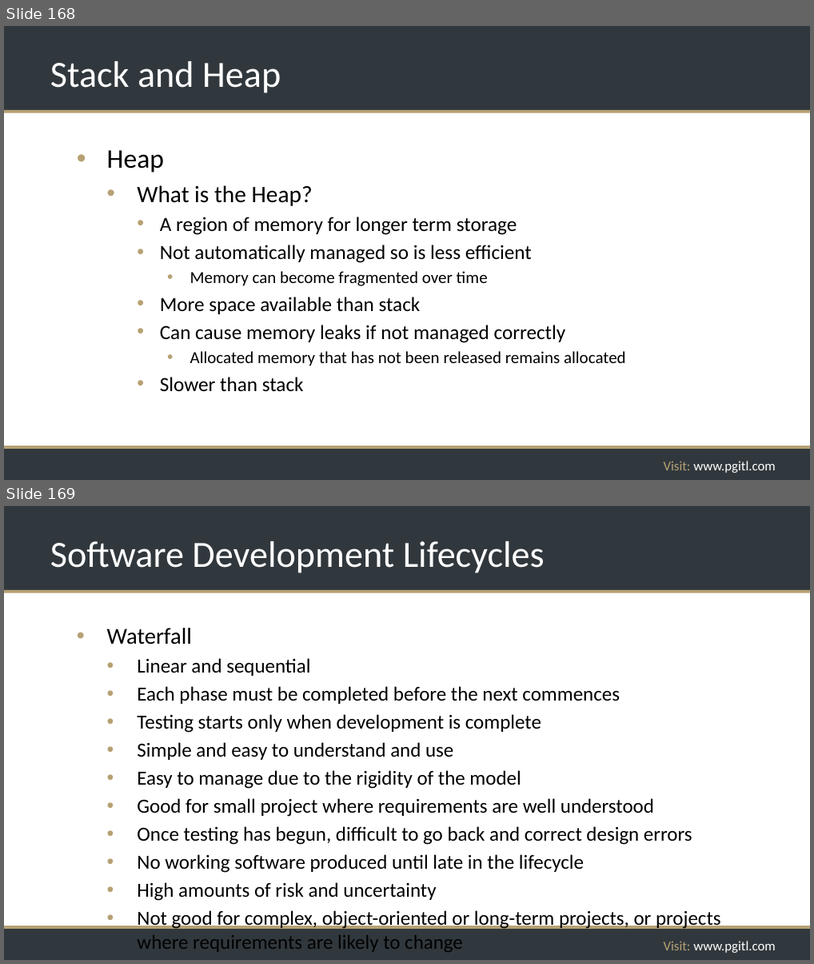
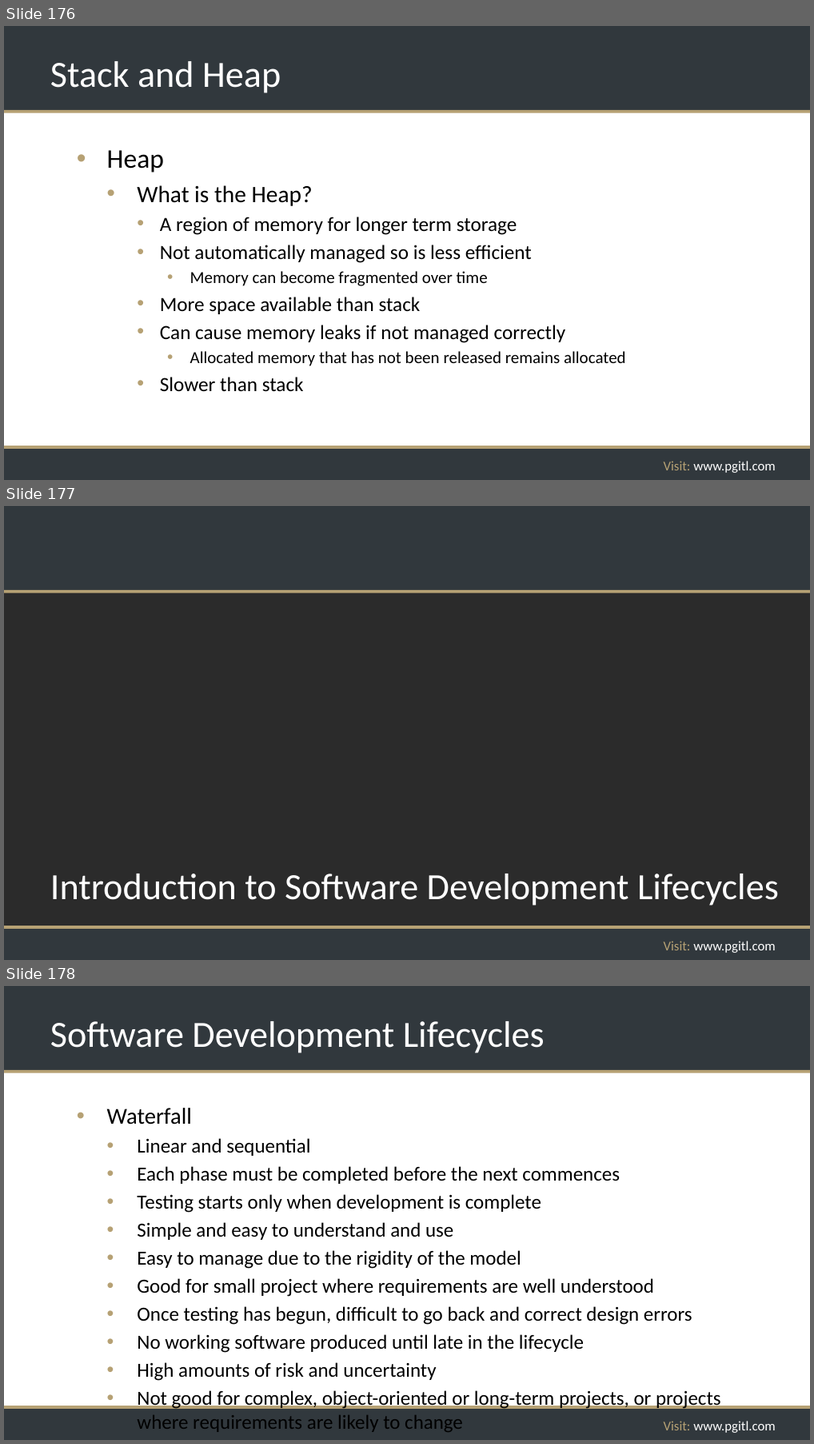
Before and after one commit to rikkouri/project-a, a slide deck: Programming Foundations.pptx. Shown one above the other, each under a label of ours: slides 168 and 169 before the commit, slides 176, 177 and 178 after it. The pictures are 814x964 and 814x1444 pixels, drawn with LibreOffice and Linux fonts; fonts in the diff are those of the drawing; background and template pictures are left out; a plain dark background stands for a picture behind light text. Boxes give left, top, right and bottom in pixels: in the first picture for what was removed or moved away, otherwise in the second. Text is boxed around its words. In the diff, an @@ line names an element or a change of style, - is before the commit and + after.

```diff
--- a/Programming Foundations.pptx
+++ b/Programming Foundations.pptx
@@ slide 177 added at (4, 506, 810, 960), background picture (left out); not listed: 5 template elements that a slide beside it also shows @@
@@ title added at (50, 873, 779, 905), 44 pt, text #FFFFFF @@
+Introduction to Software Development Lifecycles
@@ what was slide 168 is now slide 176 @@
@@ what was slide 169 is now slide 178 @@
```
Also in this commit, not shown: 3 slides changed, 13 other slides added.
